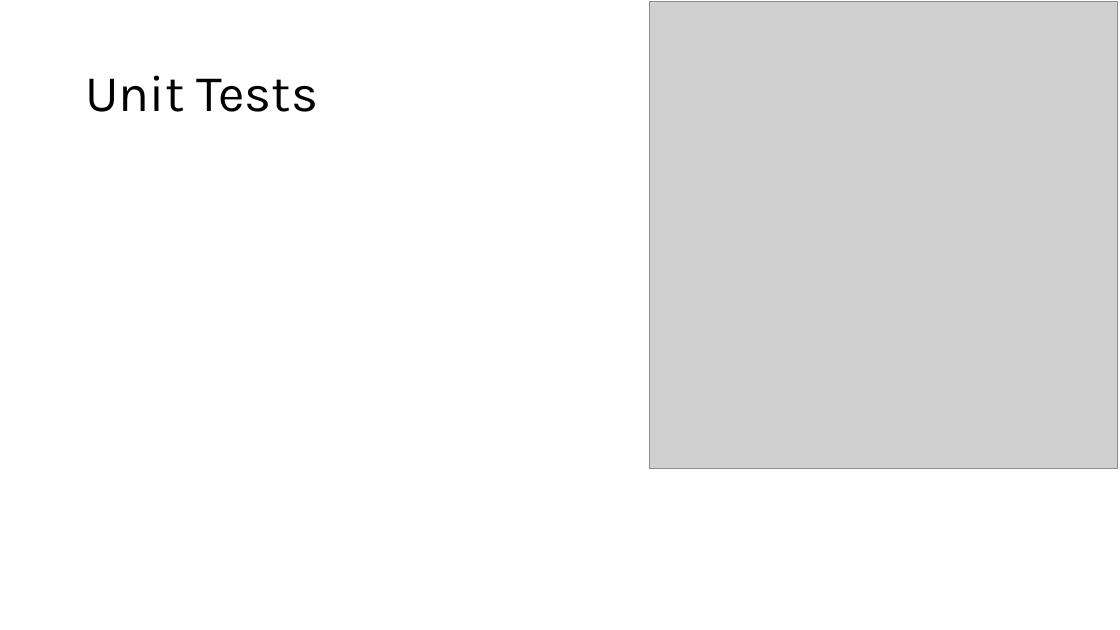
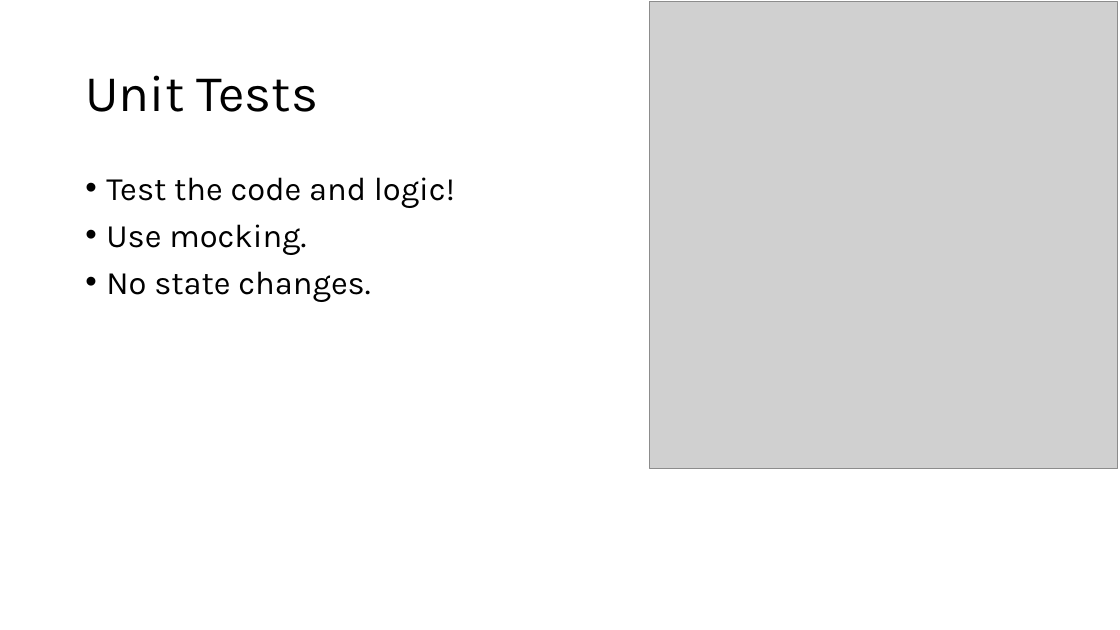
Before and after one commit to rchaganti/Presentations, a slide deck: slide 8 of psconfAsia2018/DSC-Workshop/PSConf_Asia-DSC_OVF.pptx. Drawn at 1120x630 pixels with LibreOffice and Linux fonts; fonts in the diff are those of the drawing; grey boxes stand for pictures. Boxes give left, top, right and bottom in pixels: in the first picture for what was removed or moved away, otherwise in the second. Text is boxed around its words. In the diff, an @@ line names an element or a change of style, - is before the commit and + after.

Commit message:
update to slides

```diff
--- a/psconfAsia2018/DSC-Workshop/PSConf_Asia-DSC_OVF.pptx
+++ b/psconfAsia2018/DSC-Workshop/PSConf_Asia-DSC_OVF.pptx
@@ text added at [106, 177, 455, 302], 28 pt, text #000000 @@
+• Test the code and logic!
+• Use mocking.
+• No state changes.
```
Also in this commit, not shown: 1 other slide changed.
